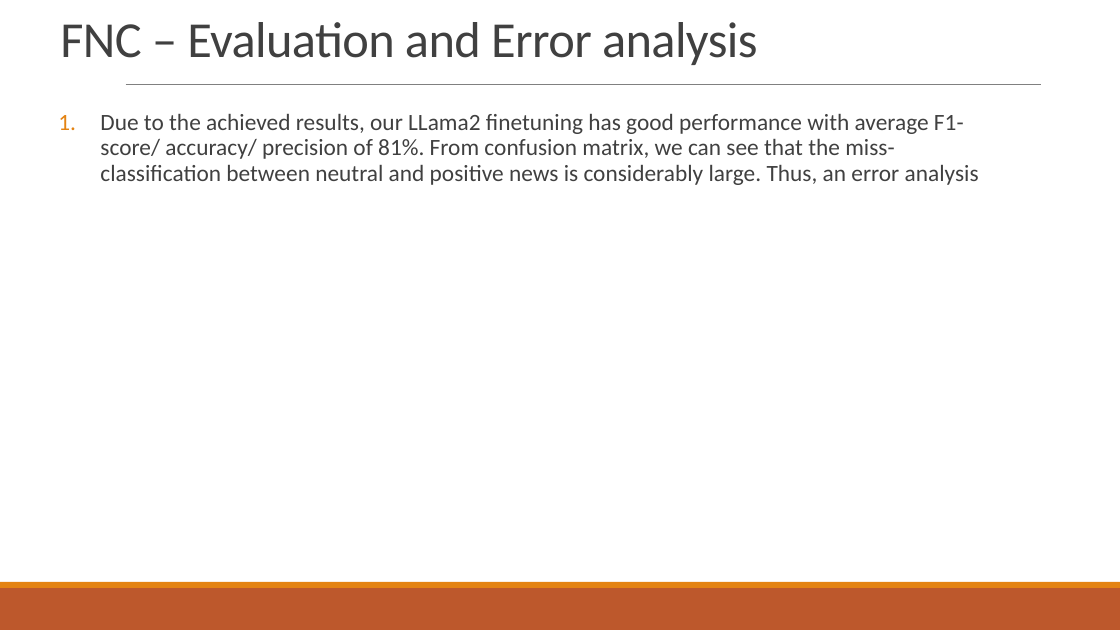
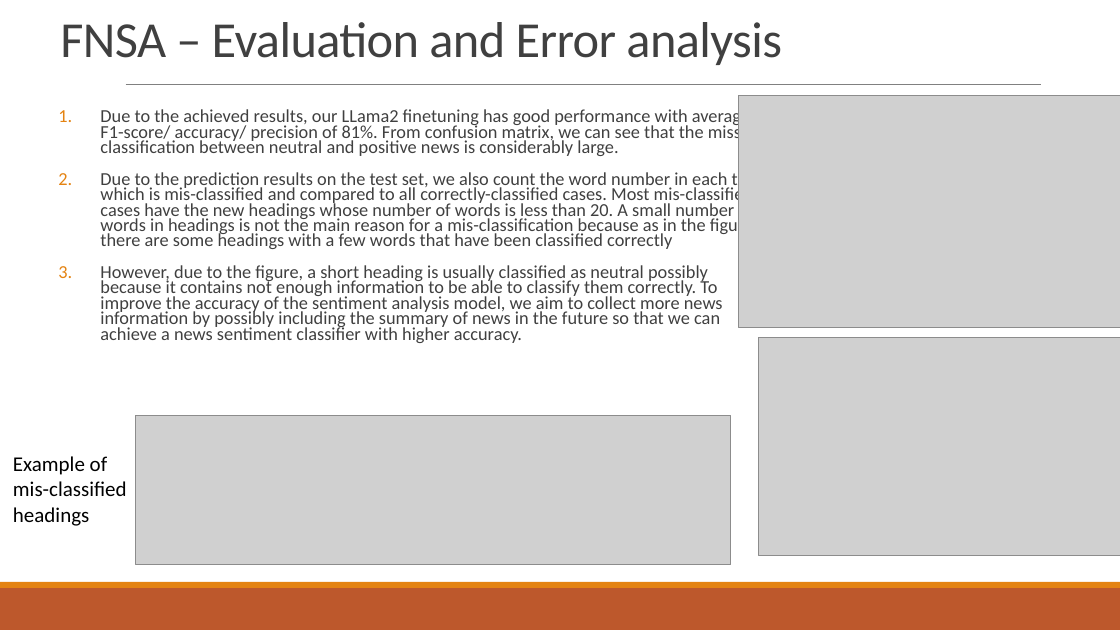
Before and after one commit to vinhnxuan/fin-news-classification, a slide deck: slide 11 of FNC-Report.pptx. Drawn at 1120x630 pixels with LibreOffice and Linux fonts; fonts in the diff are those of the drawing; grey boxes stand for pictures. Boxes give left, top, right and bottom in pixels: in the first picture for what was removed or moved away, otherwise in the second. Text is boxed around its words. In the diff, an @@ line names an element or a change of style, - is before the commit and + after.

```diff
--- a/FNC-Report.pptx
+++ b/FNC-Report.pptx
@@ title at (x1=60, y1=22, x2=781, y2=65): text changed @@
-FNC – Evaluation and Error analysis
+FNSA – Evaluation and Error analysis
@@ text at (x1=100, y1=107, x2=761, y2=343): text changed; size 20 to 15.7 pt @@
-1. Due to the achieved results, our LLama2 finetuning has good performance with average F1-score/ accuracy/ precision of 81%. From confusion matrix, we can see that the miss-classification between neutral and positive news is considerably large. Thus, an error analysis
+1. Due to the achieved results, our LLama2 finetuning has good performance with average F1-score/ accuracy/ precision of 81%. From confusion matrix, we can see that the miss-classification between neutral and positive news is considerably large.
+2. Due to the prediction results on the test set, we also count the word number in each text which is mis-classified and compared to all correctly-classified cases. Most mis-classified cases have the new headings whose number of words is less than 20. A small number of words in headings is not the main reason for a mis-classification because as in the figure, there are some headings with a few words that have been classified correctly
+3. However, due to the figure, a short heading is usually classified as neutral possibly because it contains not enough information to be able to classify them correctly. To improve the accuracy of the sentiment analysis model, we aim to collect more news information by possibly including the summary of news in the future so that we can achieve a news sentiment classifier with higher accuracy.
@@ picture added at (x1=739, y1=96, x2=1120, y2=328) @@
@@ picture added at (x1=759, y1=338, x2=1120, y2=555) @@
@@ picture added at (x1=135, y1=415, x2=731, y2=565) @@
@@ text added at (x1=13, y1=456, x2=127, y2=526), 18 pt, text #000000 @@
+Example of mis-classified headings
```
Also in this commit, not shown: 2 other slides changed, 1 slide removed, 6 other files.
